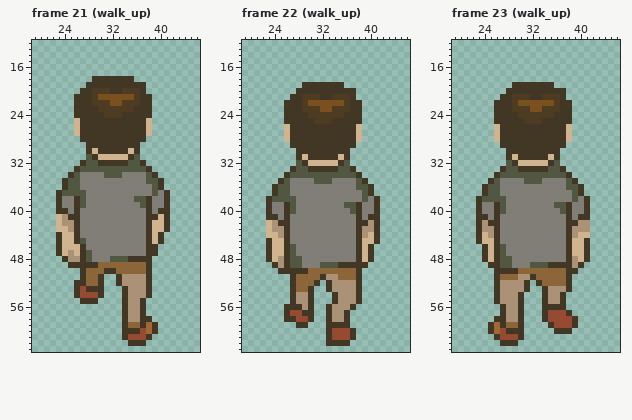
Edited in one commit: pixel-art file (Assets/Sprites/Ase/character.aseprite). The picture above is the old version.
64x64 pixels, 55 frames. Colours within 5 levels of each other are drawn and written as one. Shown: frame 21 (walk_up): x 19..46, y 12..63; frame 22 (walk_up): x 19..46, y 12..63; frame 23 (walk_up): x 19..46, y 12..63. The commit also changed other frames, which this record leaves out.
The same view after the edit:
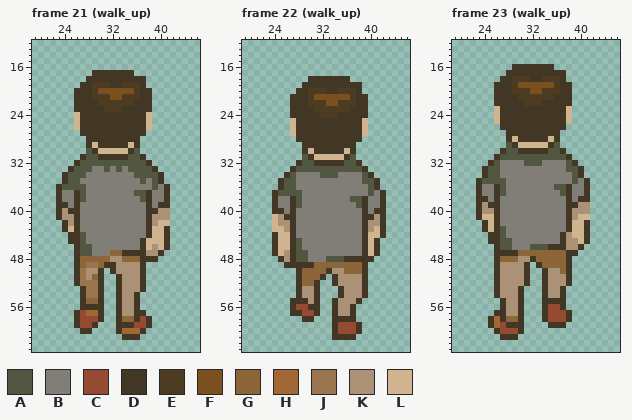
Palette (. is transparent): A #515740  B #807e76  C #964a32  D #423724  E #4d3c21  F #7a501f  G #8c6538  H #a16734  J #99764f  K #ab9175  L #d0b38f
What changed:
Frame 21 (walk_up):
y 17: x 29..35 ....... -> DDDDDDD
y 18: x 28 . -> D; x 36..37 .. -> DD
y 19: x 27 . -> D; x 29..31 DDD -> EEE; x 34..36 DDD -> EEE
y 20: x 26 . -> D; x 30..35 EEDDEE -> FFFFFF; x 38 . -> D
y 21: x 30..31 FF -> EE; x 34..35 FF -> EE
y 22: x 29 E -> D; x 32..33 FF -> EE; x 36 E -> D
y 23: x 30 E -> D; x 34..35 EE -> DD
y 24: x 26 D -> L; x 31..33 EEE -> DDD; x 38 D -> L
y 27: x 26 L -> .; x 38 L -> .
y 28: x 27 D -> .; x 37 D -> .
y 29: x 29 D -> L; x 35 D -> L
y 30: x 28..36 DLDDDDDLD -> ADLLLLLDA
y 31: x 27 . -> D; x 29..35 DLLLLLD -> ADDDDDA; x 37 . -> D
y 32: x 26..27 .D -> DA; x 30..34 DDDDD -> AAAAA; x 37..38 D. -> AD
y 33: x 25..26 .D -> DA; x 29..30 AA -> BB; x 32 A -> B; x 34 A -> B; x 38..39 D. -> AD
y 34: x 24..25 .D -> DA; x 27 B -> A; x 31..33 AAA -> BBB; x 36..37 BB -> AA; x 39..40 D. -> AD
y 35: x 37..38 BA -> AB
y 36: x 23..24 .D -> DA; x 27 B -> A; x 40..41 D. -> BD
y 37: x 24..26 AAA -> BBD; x 36..39 BBBA -> AADB
y 38: x 36 A -> B
y 39: x 24 B -> D; x 27 A -> B; x 37 A -> B; x 40 B -> D
y 40: x 24..25 DB -> KD; x 39..41 BDD -> DKK
y 41: x 23 L -> D; x 25 D -> K; x 39..41 DLD -> KKK
y 42: x 23..24 LK -> .D; x 39 L -> K; x 41 D -> L
y 43: x 23..25 LLK -> .DL
y 44: x 23..25 DLL -> ..D; x 27 B -> A; x 40..41 D. -> LD
y 45: x 23..25 DLL -> ..D; x 37..38 BD -> DL; x 40..41 D. -> LD
y 46: x 23..28 DLLLDB -> ...DAA; x 37..41 BDD.. -> DLKLD
y 47: x 23..27 DLKLD -> ...DA; x 32..40 BBBBBBDD. -> GGDDDDKKD
y 48: x 24..36 DKKDABBBAAADD -> ..DGGGGGKKGGG; x 39 . -> D
y 49: x 25 D -> .; x 27..29 DDD -> GJJ; x 31..38 GGGGGGGD -> DDKKKKD.
y 50: x 26..31 .DGGGD -> DJKKD.; x 33..38 GGGGGD -> KKKKD.
y 51: x 26..28 .DG -> DJK; x 37..38 KD -> D.
y 52: x 27..29 DGG -> JJJ; x 37..38 KD -> D.
y 53: x 26..29 DCDD -> .DJJ; x 33..34 .D -> DK; x 37..38 KD -> D.
y 54: x 26..29 DCCC -> .DJJ; x 33..34 .D -> DK; x 36..38 KKD -> D..
y 55: x 28..30 DD. -> GGD; x 33..34 .D -> DK; x 36..37 KD -> D.
y 56: x 27..30 .... -> DDDD; x 33..34 .D -> DK; x 36..37 KD -> D.
y 57: x 26..30 ..... -> DCHHD; x 33..34 .D -> DK; x 36 K -> D
y 58: x 26..30 ..... -> DCCCD; x 33..37 .DKKD -> DGGDC
y 59: x 26..29 .... -> DCCD; x 33 . -> D; x 35..39 GGDHD -> DCCD.
y 60: x 27..28 .. -> DD; x 33..39 .DDDCHD -> DHHHD..
y 61: x 35..38 CCCD -> DD..
y 62: x 35..37 DDD -> ...
Frame 22 (walk_up):
y 18: x 30..36 ....... -> DDDDDDD
y 19: x 36..38 ... -> DDD
y 20: x 30..32 DDD -> EEE; x 35..38 DDD. -> EEED
y 21: x 29 E -> D; x 31..39 EDDEEED.. -> FFFFFFEDD
y 22: x 26 D -> .; x 29..32 EFFF -> DEEE; x 35 F -> E; x 37 D -> E; x 39 . -> D
y 23: x 26 D -> .; x 29..30 EE -> DD; x 32..33 FF -> EE; x 39 . -> D
y 24: x 26 D -> .; x 30..31 EE -> DD; x 35 E -> D; x 39 . -> D
y 25: x 26..27 DD -> .L; x 31..33 EEE -> DDD; x 39 . -> L
y 26..27: x 26..27 LD -> .L; x 38..39 L. -> DL
y 28: x 26..27 LD -> ..; x 38 L -> D
y 29: x 27..28 DD -> ..
y 30: x 28 D -> .; x 30 D -> L; x 36..37 D. -> LD
y 31: x 28..29 DL -> .A; x 31..34 DDDD -> LLLL; x 37 . -> A
y 32: x 28..34 ADLLLLL -> DAADDDD; x 37..38 .. -> AD
y 33: x 30..34 DDDDD -> AAAAA; x 37..39 D.. -> AAD
y 34: x 28..31 AAAA -> BBBB; x 35..40 AAAD.. -> BBBBAD
y 35: x 27 B -> A; x 31..33 AAA -> BBB; x 38..41 AD.. -> BAAD
y 36: x 24..25 DA -> .D; x 27 B -> A; x 38..41 AAD. -> BBAD
y 37: x 27..28 BB -> AA; x 39..42 AD.. -> BABD
y 38: x 23..28 DAAAAB -> .DBBDA; x 37..39 BBA -> AAD; x 41..42 D. -> BD
y 39: x 23..24 DB -> .D; x 26..28 DAB -> BDA; x 36..39 AADB -> BBAD; x 41..42 D. -> BD
y 40: x 23..27 DBBDA -> .DDBD; x 37..39 ADB -> BBD; x 42 . -> D
y 41: x 23..25 DDB -> .LK; x 27 B -> D; x 38..39 DB -> BD; x 41..42 D. -> KD
y 42: x 23..27 LKDDB -> .LKKD; x 38 D -> B; x 41..42 D. -> KD
y 43: x 23..27 LKKDB -> .LLKD; x 38..39 DK -> BD; x 41..42 D. -> LD
y 44: x 23..27 LLKDB -> .DLLD; x 38..39 DK -> BD; x 41..42 D. -> LD
y 45: x 23..24 DL -> .D; x 26..28 DBB -> LDA; x 38..39 DL -> BD
y 46: x 23..24 DL -> .D; x 26..28 DAB -> LDA; x 38..41 DLD. -> BDLD
y 47: x 23..24 DL -> .D; x 26..29 DABB -> KDAA; x 38..41 DLD. -> BDLD
y 48: x 23..27 DLKDA -> ..DKD; x 29 B -> A; x 33..37 BBBBB -> AAADD; x 39 L -> D
y 49: x 24..25 DK -> ..; x 27..38 AABBBAAADDDD -> DDDDGGGGGGGG
y 50: x 25..27 DDD -> ...; x 29 D -> G; x 33..35 GGG -> DKK; x 38..39 D. -> GD
y 51: x 27..28 DG -> .D; x 33..39 KKGGGD. -> .DKKKKD
y 52: x 27..28 DG -> .D; x 33..34 DK -> .D; x 38..39 D. -> KD
y 53: x 27..31 DGGD. -> .DKKD; x 33..35 DKK -> ..D; x 38..39 D. -> KD
y 54: x 27..28 DK -> .D; x 30..31 D. -> KD; x 34..35 DK -> .D; x 38..39 D. -> KD
y 55: x 28..31 KKD. -> DDKD
y 56: x 26 D -> .; x 28..29 DK -> CC; x 31 . -> D; x 33..34 DK -> .D
y 57: x 26..31 DCCDD. -> .DDCCD; x 33..34 DK -> .D; x 36..37 D. -> KD
y 58: x 26..29 DDCC -> ...D; x 33..35 DKK -> .DD; x 37 . -> D
y 59: x 28..29 DD -> ..; x 33 D -> .; x 35..38 DD.. -> CCCD
y 60: x 33..34 DC -> .D; x 37..38 D. -> CD
y 61: x 33..36 DCCC -> .DDD
y 62: x 33..36 DDDD -> ....
Frame 23 (walk_up):
y 16: x 29..35 ....... -> DDDDDDD
y 17: x 28..37 .......... -> DDDDDDDDDD
y 18: x 27..37 ........... -> DDEEEDDEEED
y 19: x 26..38 ...DDDDDDD... -> DDDEFFFFFFEDD
y 20: x 26..27 .. -> DD; x 29..36 DDDDDDDD -> EEEFFEEE; x 38 . -> D
y 21: x 26 . -> D; x 29 E -> D; x 32..33 DD -> EE; x 36 E -> D; x 38 . -> D
y 22: x 29..36 EFFFFFFE -> DDEEEDDD
y 23: x 26 D -> L; x 29..36 EEEFFEEE -> DDDDDDDD; x 38 D -> L
y 24: x 26 D -> L; x 30..35 EEEEEE -> DDDDDD; x 38 D -> L
y 25: x 26 D -> L; x 31..33 EEE -> DDD; x 38 D -> L
y 26: x 26 L -> .; x 38 L -> .
y 27: x 26..27 LD -> ..; x 37..38 DL -> ..
y 28: x 26..27 LD -> ..; x 29 D -> L; x 35 D -> L; x 37..38 DL -> ..
y 29: x 27..28 DD -> .A; x 30..34 DDDDD -> LLLLL; x 36..37 DD -> A.
y 30: x 27..29 .DD -> DAA; x 35..37 DD. -> AAD
y 31: x 26..38 ..DLDDDDDLD.. -> DAAAAAAAAAAAD
y 32: x 25..39 ...ADLLLLLDA... -> DABBBBAAABBBBAD
y 33: x 24..40 ...DAADDDDDAAD... -> DAABBBBBBBBBBBAAD
y 34: x 24..40 ..DAAAAAAAAAAAD.. -> DAABBBBBBBBBBBBAD
y 35: x 23..25 ..D -> DAA; x 27 B -> A; x 31..33 AAA -> BBB; x 38..41 AD.. -> BABD
y 36: x 23..27 .DAAB -> DBBDA; x 36..41 BBAAD. -> AADBBD
y 37: x 23..27 .DAAB -> DBBDA; x 37..41 BBAD. -> ADBBD
y 38: x 24..27 AAAA -> DBDB; x 38..40 BAB -> DBD
y 39: x 24..25 BB -> KD; x 27 A -> B; x 36..37 AA -> BB; x 39..41 BBD -> DKK
y 40: x 24..25 BB -> KK; x 27 A -> B; x 37 A -> B; x 39..41 BBD -> KKK
y 41: x 24..25 DB -> LL; x 39..41 BDD -> KLL
y 42: x 23..25 DKD -> .DL; x 39..41 DKK -> LLD
y 43: x 23..25 DKK -> .DL; x 27 B -> A; x 39..41 KKK -> LLD
y 44: x 23..25 DLK -> ..D; x 27 B -> A; x 37..39 BDK -> DKL; x 41 L -> D
y 45: x 23..25 DLL -> ..D; x 27..28 BB -> AA; x 37..39 BDL -> DKK
y 46: x 24..25 DL -> ..; x 28 B -> A; x 32..41 BBBBBBDLLD -> AAADDDKKD.
y 47: x 24..25 DL -> ..; x 27..37 ABBBBBBBBBB -> DDDGGGGGGGG; x 39..41 LLD -> D..
y 48: x 24..25 DL -> ..; x 27..37 AABBBBBBBBB -> GGGKKDGGGGG; x 39..41 KLD -> ...
y 49: x 25 D -> .; x 27..37 AABBBAAADDD -> KKKKD.DGGGG; x 39..40 KD -> ..
y 50: x 27..36 DDDGGGGGGG -> KKKKD..DKK; x 39 D -> .
y 51: x 27..29 GGG -> KKK; x 31..37 KDGGGGG -> D..DKKK
y 52: x 33..37 DGGGG -> .DKKK
y 53: x 30..31 KD -> D.; x 37..38 KD -> D.
y 55: x 26..27 DK -> .D; x 35..36 KK -> DD
y 56: x 35..36 DD -> CC
y 57: x 26 . -> D
y 58: x 25..26 .D -> DH; x 28..29 KK -> GG; x 38..39 CD -> D.
y 59: x 27..29 DGG -> CDD; x 36..39 CCCD -> DD..
y 60: x 25..26 DH -> .D; x 28..29 DD -> CC; x 36..38 DDD -> ...
y 61: x 26..30 DCCCD -> .DDD.
y 62: x 27..29 DDD -> ...
Boxes around the changes in both pictures, in picture pixels (x1, y1, x2, y2):
changed: (56, 70, 170, 346)
changed: (266, 76, 386, 346)
changed: (476, 64, 590, 346)
